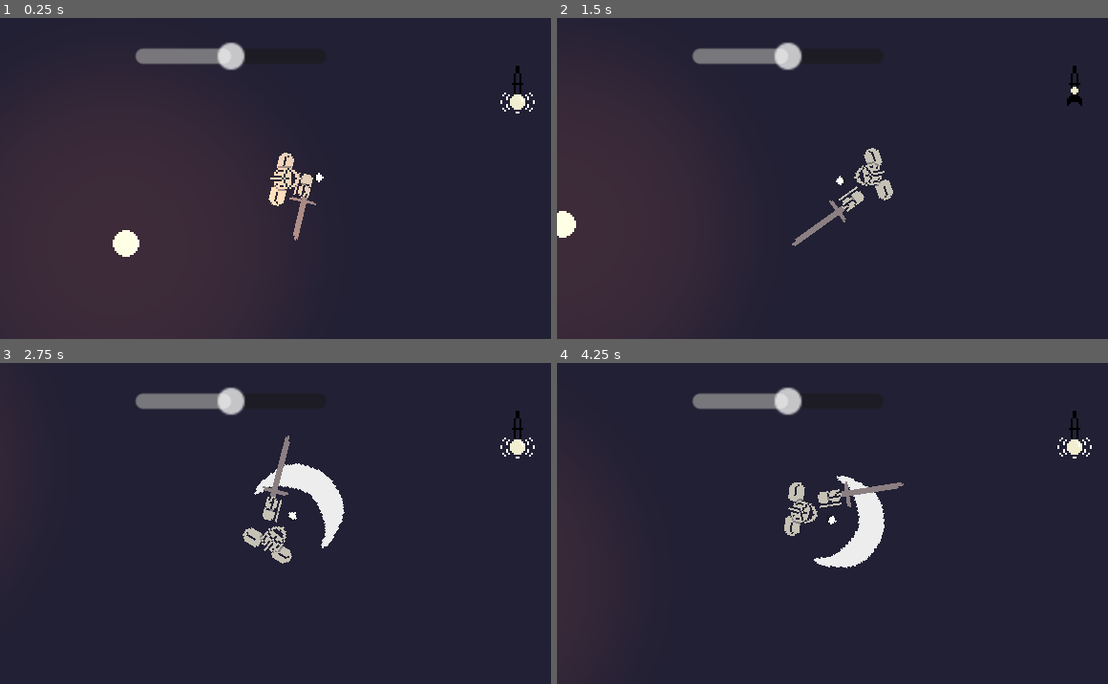
Above: before the commit, frames 1-4 (two rows, left to right).
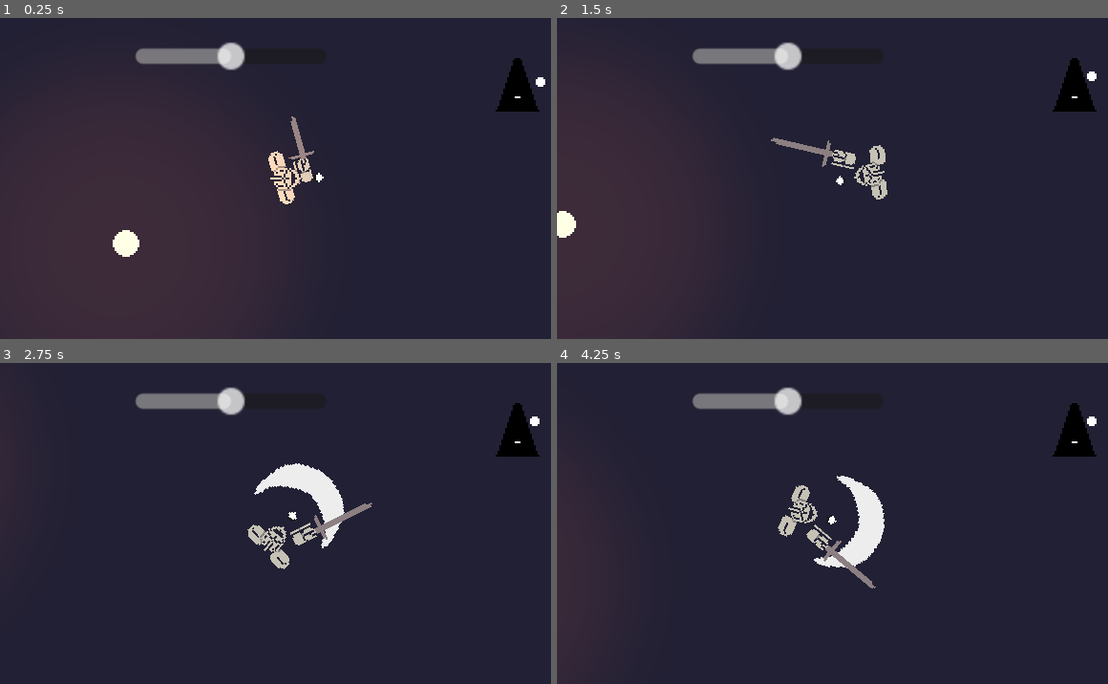
Above: after the commit, the same moments.

Repository: BGuerrero825/Medieval-Brawler
Game: Godot game, scene res://test.tscn
Two runs of this game, one before a commit and one after it. Both use one fixed random seed, a clock stepped at 60 frames per second and the inputs below.
Inputs (mouse positions are in pixels of both pictures, inside the frame that each line leads up to):
- Up to frame 1 (0.25 s): no input
- Up to frame 2 (1.5 s): move the mouse to (970, 162) at 0.52 s; press the mouse at (970, 162) at 0.53 s; hold D (move_right) 0.53-1.28 s; move the mouse to (727, 194) at 1.27 s; release the mouse at (727, 194) at 1.28 s; hold S (move_down) from 1.28 s (still down); right-click (727, 194) at 1.35 s
- Up to frame 3 (2.75 s): move the mouse to (341, 452) at 2.02 s; release S (move_down) at 2.03 s; press the mouse at (341, 452) at 2.03 s; hold D (move_right) from 2.03 s (still down)
- Up to frame 4 (4.25 s): move the mouse to (815, 587) at 2.77 s; release D (move_right) at 2.78 s; release the mouse at (815, 587) at 2.78 s; hold W (move_up) 2.78-3.53 s; right-click (815, 587) at 2.85 s; move the mouse to (1014, 571) at 3.52 s; press the mouse at (1014, 571) at 3.53 s; hold A (move_left) from 3.53 s (still down)

The runs differ from the first frame. In frame 1, 1.5% of the frame differs, in the area x 48-99%, y 12-70%; in frame 2, 1.6%; in frame 3, 1.7%, in the area x 44-98%, y 12-65%; in frame 4, 1.7%.

Commit message:
new metronome anim; idk what else tbh, sunday night commit

Diff:
--- a/beatcontroller/BeatController.gd
+++ b/beatcontroller/BeatController.gd
@@ -1,7 +1,7 @@
 extends Node2D
 
 const CORE_BPM = 160
-const BEAT_WINDOW = .2 # percentage of time after a beat where input will be processed for that beat
+const BEAT_WINDOW = .25 # percentage of beatCadence time after beat in which inputs will still be processed
 
 var gui = null
 var boomBox = null
--- a/boombox/BoomBox.gd
+++ b/boombox/BoomBox.gd
@@ -8,8 +8,8 @@
 	Global.beatController.setBoomBox(self)
 	$HihatDown.play()
 	$Openhat.play()
-	$Kick.play()
-	$SnareBase.play()
+	# $Kick.play()
+	# $SnareBase.play()
 	$HihatUp.play()
 	pass # Replace with function body.
 
--- a/fighter/Fighter.tscn
+++ b/fighter/Fighter.tscn
@@ -931,8 +931,6 @@
 "windup": SubResource("Animation_07v75")
 }
 
-[sub_resource type="AnimationNodeAnimation" id="11"]
-
 [node name="Fighter" type="CharacterBody2D"]
 texture_filter = 1
 motion_mode = 1
@@ -946,7 +944,8 @@
 rotation = -1.5708
 
 [node name="animations" type="Node2D" parent="pivot"]
-rotation = -3.14159
+rotation = 3.14159
+scale = Vector2(1, -1)
 
 [node name="chest" type="Sprite2D" parent="pivot/animations"]
 position = Vector2(2, 5.96046e-08)
@@ -1024,10 +1023,3 @@
 libraries = {
 "": SubResource("AnimationLibrary_qew0s")
 }
-
-[node name="AnimationTree" type="AnimationTree" parent="."]
-libraries = {
-"": SubResource("AnimationLibrary_qew0s")
-}
-tree_root = SubResource("11")
-anim_player = NodePath("../AnimationPlayer")
--- a/gui/gui.tscn
+++ b/gui/gui.tscn
@@ -5,7 +5,9 @@
 
 [sub_resource type="Animation" id="Animation_avrsq"]
 resource_name = "beat_fade"
+length = 2.0
 loop_mode = 1
+step = 0.25
 tracks/0/type = "value"
 tracks/0/imported = false
 tracks/0/enabled = true
@@ -13,10 +15,10 @@
 tracks/0/interp = 1
 tracks/0/loop_wrap = true
 tracks/0/keys = {
-"times": PackedFloat32Array(0, 0.3, 0.5, 0.7, 0.9),
-"transitions": PackedFloat32Array(1, 1, 1, 1, 1),
+"times": PackedFloat32Array(0, 0.25, 0.5, 0.75, 1, 1.25, 1.5, 1.75),
+"transitions": PackedFloat32Array(1, 1, 1, 1, 1, 1, 1, 1),
 "update": 1,
-"values": [4, 0, 1, 2, 3]
+"values": [0, 1, 2, 3, 4, 5, 6, 7]
 }
 
 [sub_resource type="AnimationLibrary" id="AnimationLibrary_6hc14"]
@@ -45,5 +47,5 @@
 texture_filter = 1
 position = Vector2(271, 35)
 texture = ExtResource("2_rcw45")
-hframes = 5
-frame = 4
+hframes = 8
+frame = 2
Binary file changed: aseprite/metronome.ase
Binary file changed: environment_assets/metronome.png
Not shown: 1 places in fighter/Fighter.tscn that only renumber resources
